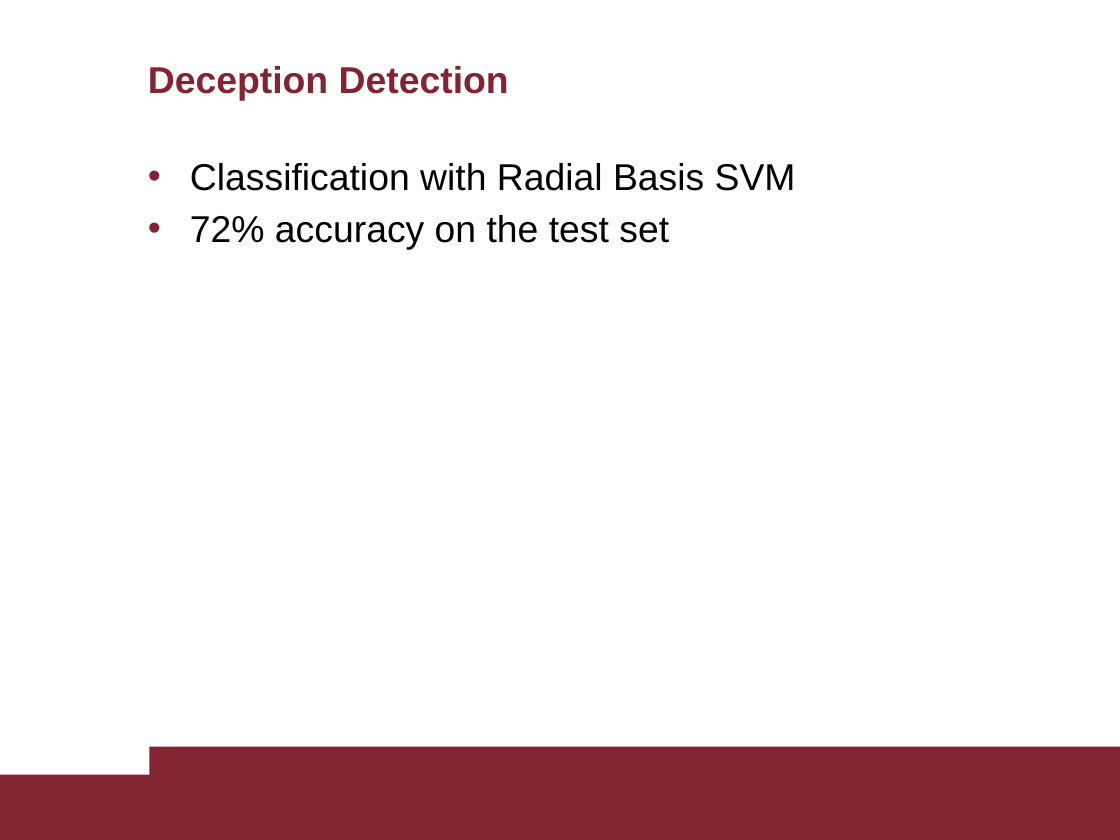
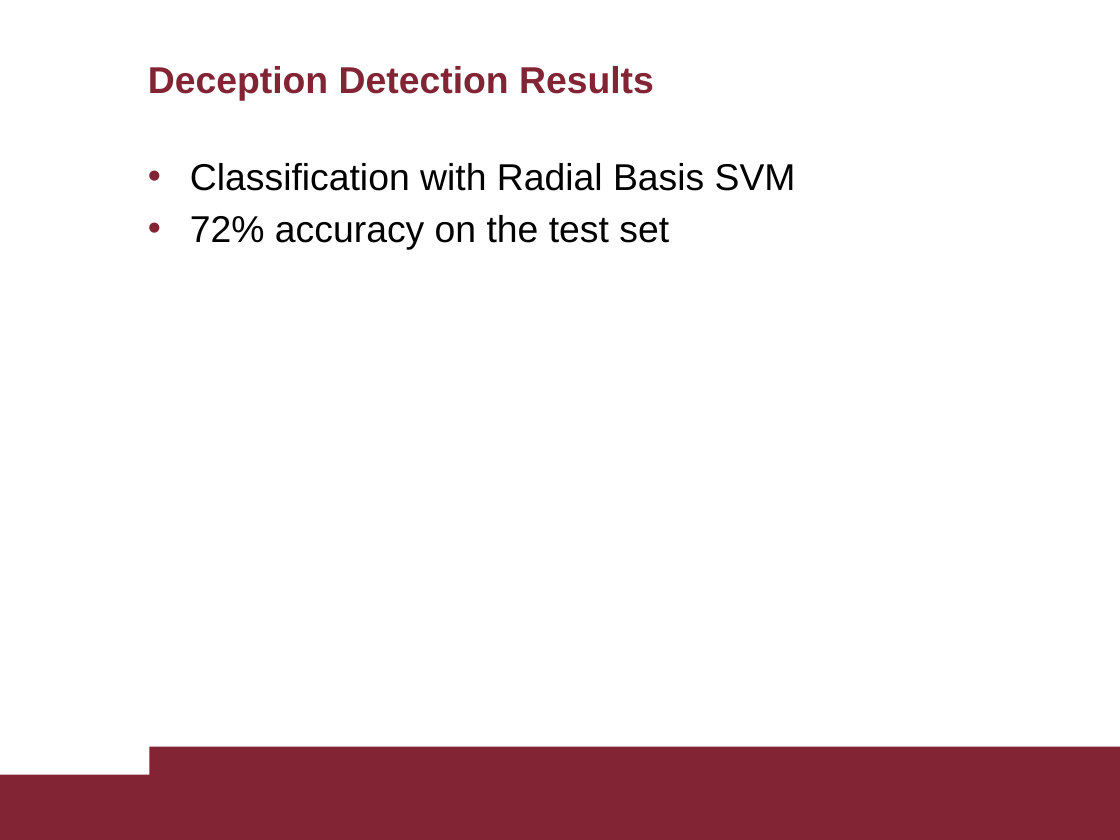
Before and after one commit to AscaL/thesis, a slide deck: slide 22 of Tesi Emanuele Orfanelli 1383726.pptx. Drawn at 1120x840 pixels with LibreOffice and Linux fonts; fonts in the diff are those of the drawing. Boxes give left, top, right and bottom in pixels: in the first picture for what was removed or moved away, otherwise in the second. Text is boxed around its words. In the diff, an @@ line names an element or a change of style, - is before the commit and + after.

```diff
--- a/Tesi Emanuele Orfanelli 1383726.pptx
+++ b/Tesi Emanuele Orfanelli 1383726.pptx
@@ title at (x1=148, y1=66, x2=654, y2=100): text changed @@
-Deception Detection
+Deception Detection Results
```
Also in this commit, not shown: 22 other slides changed, 1 slide added, 14 slides removed, 3 other files.
